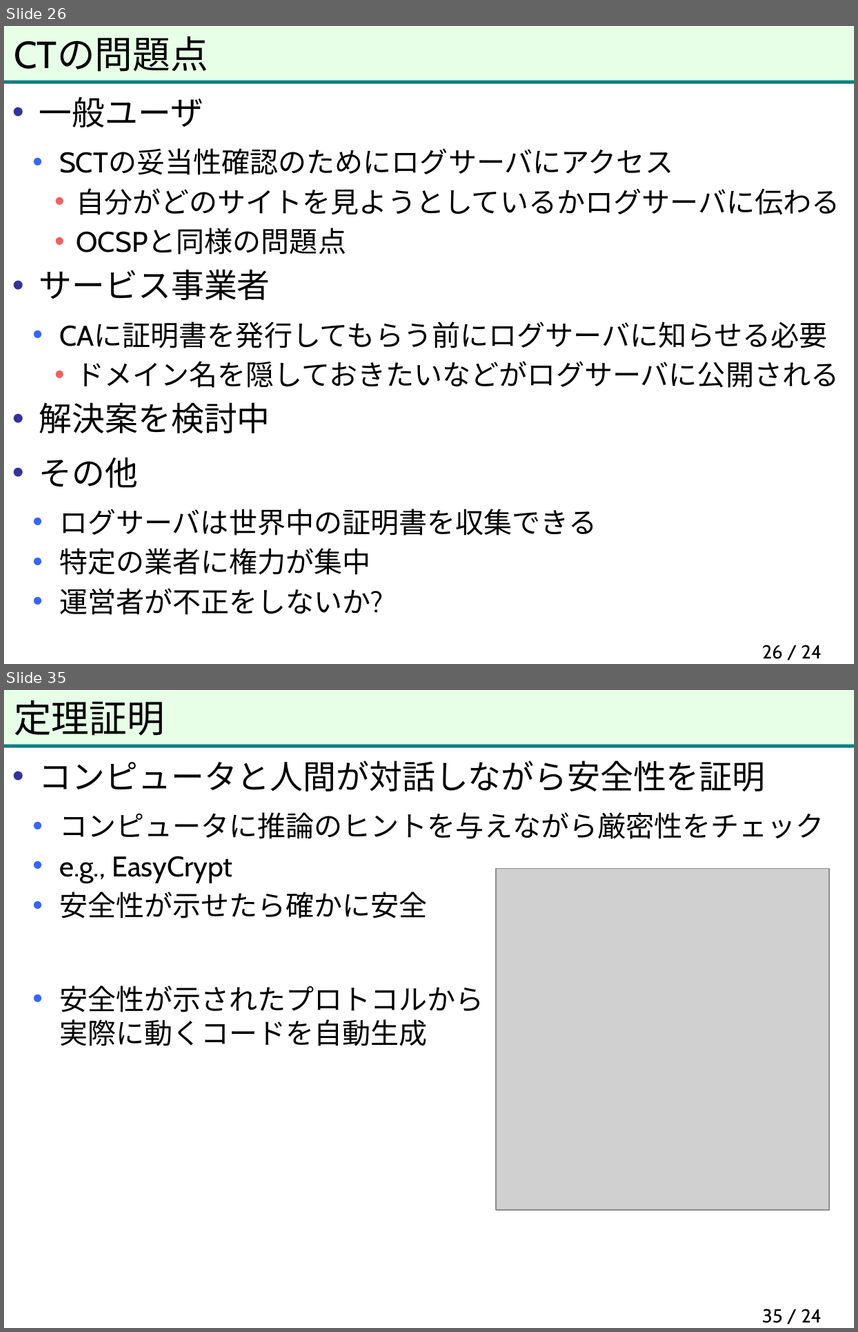
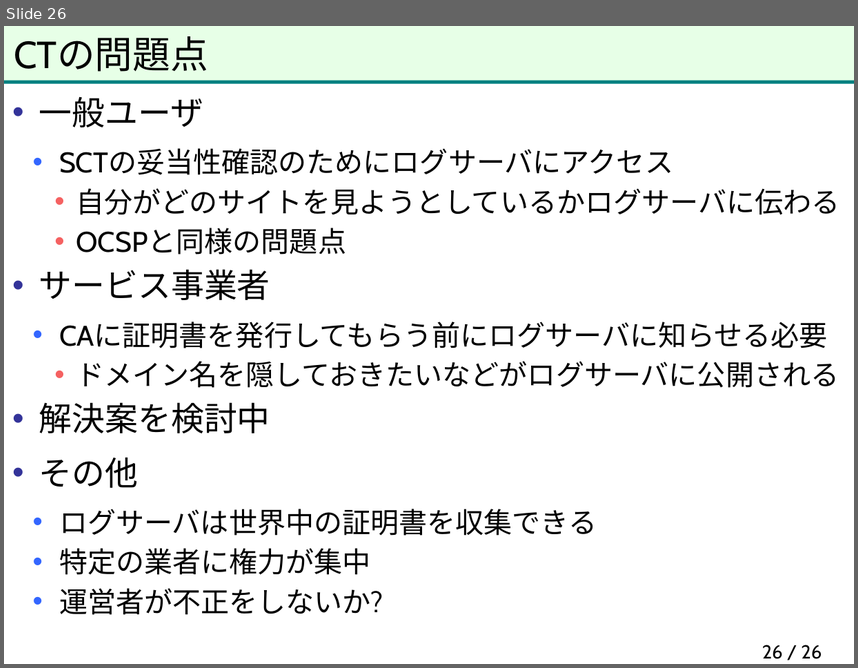
Before and after one commit to herumi/anninbon, a slide deck: lec/anninbon8.pptx. Shown one above the other, each under a label of ours: slides 26 and 35 before the commit, slide 26 after it; the slides between them are not shown. The pictures are 858x1332 and 858x668 pixels, drawn with LibreOffice and Linux fonts; fonts in the diff are those of the drawing; grey boxes stand for pictures; background and template pictures are left out. Boxes give left, top, right and bottom in pixels: in the first picture for what was removed or moved away, otherwise in the second. Text is boxed around its words. In the diff, an @@ line names an element or a change of style, - is before the commit and + after.

```diff
--- a/lec/anninbon8.pptx
+++ b/lec/anninbon8.pptx
@@ slide 35 removed at bbox=[4, 690, 854, 1328], background #FFFFFF; not listed: 2 template elements that a slide beside it also shows @@
@@ title removed at bbox=[14, 700, 165, 736] @@
-定理証明
@@ text removed at bbox=[39, 760, 824, 1046] @@
-• コンピュータと人間が対話しながら安全性を証明
-  • コンピュータに推論のヒントを与えながら厳密性をチェック
-  • e.g., EasyCrypt
-  • 安全性が示せたら確かに安全
-  • 安全性が示されたプロトコルから
-    実際に動くコードを自動生成
@@ picture removed at bbox=[496, 869, 829, 1210] @@
@@ page number removed at bbox=[762, 1308, 822, 1323] @@
-35 / 24
@@ page number at bbox=[762, 644, 822, 659]: text changed @@
-26 / 24
+26 / 26
```
Also in this commit, not shown: 1 slide changed, 14 other slides removed.
